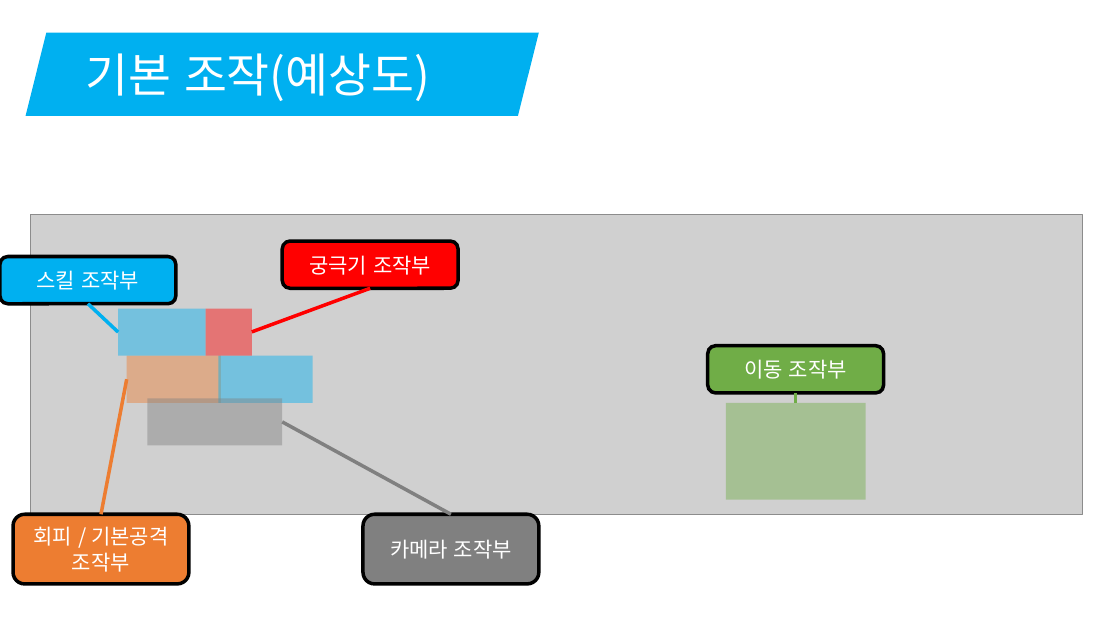
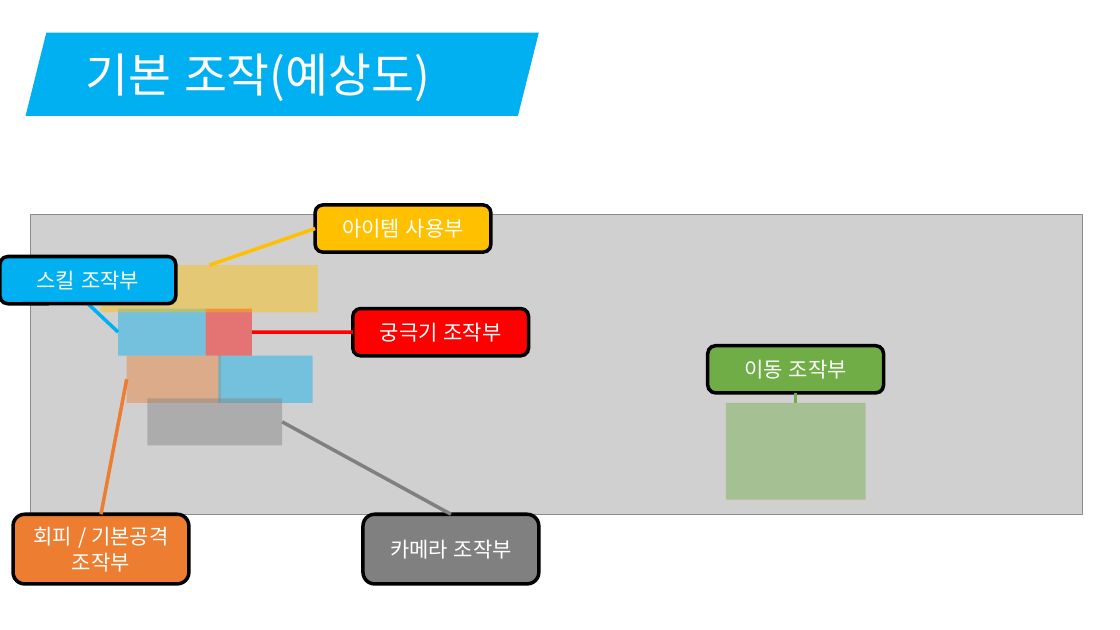
Before and after one commit to korleinster/gamebusdriver, a slide deck: slide 10 of documents/노루막이_김형준_신창섭_홍승필_허지훈.pptx. Drawn at 1120x630 pixels with LibreOffice and Linux fonts; fonts in the diff are those of the drawing; grey boxes stand for pictures; background and template pictures are left out. Boxes give left, top, right and bottom in pixels: in the first picture for what was removed or moved away, otherwise in the second. Text is boxed around its words. In the diff, an @@ line names an element or a change of style, - is before the commit and + after.

Commit message:
[신창섭]제안서 수정
1. 내용 수정

```diff
--- a/documents/노루막이_김형준_신창섭_홍승필_허지훈.pptx
+++ b/documents/노루막이_김형준_신창섭_홍승필_허지훈.pptx
@@ rounded rectangle added at (315, 205, 491, 252), fill #FFC000, outline #000000 3 pt, 18 pt, text #FFFFFF @@
+아이템 사용부
@@ line added from (209, 266) to (315, 229), #FFC000 3 pt @@
@@ rectangle added at (101, 266, 318, 313), fill #FFC000 at 44% opacity @@
@@ rounded rectangle "궁극기 조작부": place and size @@
-rounded rectangle "궁극기 조작부" at (282, 241, 458, 288)
+rounded rectangle "궁극기 조작부" at (353, 308, 528, 355)
@@ line moved from (252, 332) - (371, 288) to (252, 332) - (353, 332) @@
```
